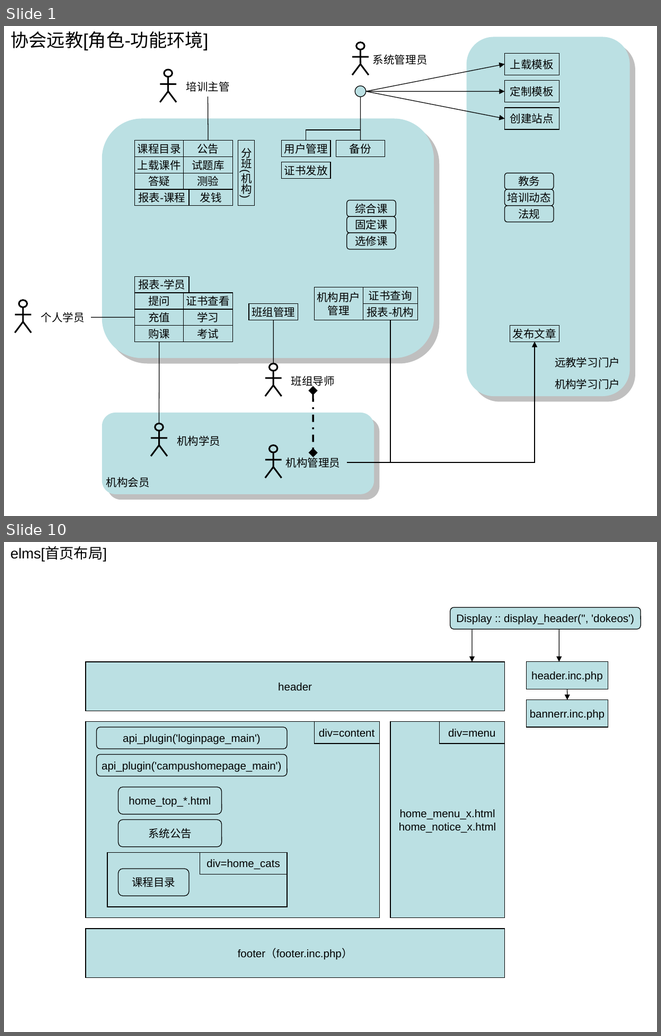
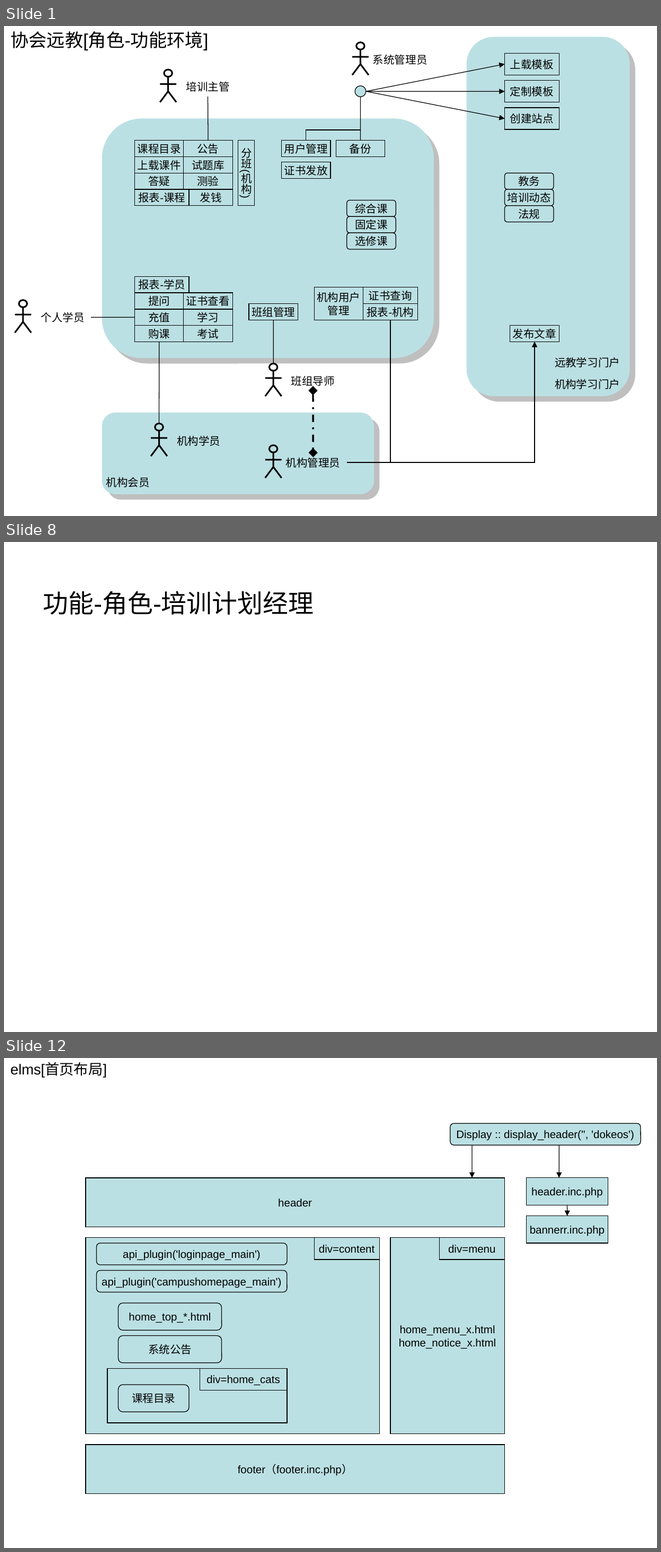
Before and after one commit to huhongjun/mydokeos, a slide deck: docu/Dokeos-lcms.ppt. Shown one above the other, each under a label of ours: slides 1 and 10 before the commit, slides 1, 8 and 12 after it; the slides between them are not shown. The pictures are 661x1036 and 661x1552 pixels, drawn with LibreOffice and Linux fonts; fonts in the diff are those of the drawing. Boxes give left, top, right and bottom in pixels: in the first picture for what was removed or moved away, otherwise in the second. Text is boxed around its words. In the diff, an @@ line names an element or a change of style, - is before the commit and + after.

```diff
--- a/docu/Dokeos-lcms.ppt
+++ b/docu/Dokeos-lcms.ppt
@@ slide 8 added at bbox=[4, 542, 657, 1032], background #FFFFFF @@
@@ title added at bbox=[43, 591, 314, 615], 28 pt, text #000000 @@
+功能-角色-培训计划经理
@@ what was slide 10 is now slide 12 @@
```
Also in this commit, not shown: 5 slides changed, 3 other slides added, 2 slides removed, 5 other files.
